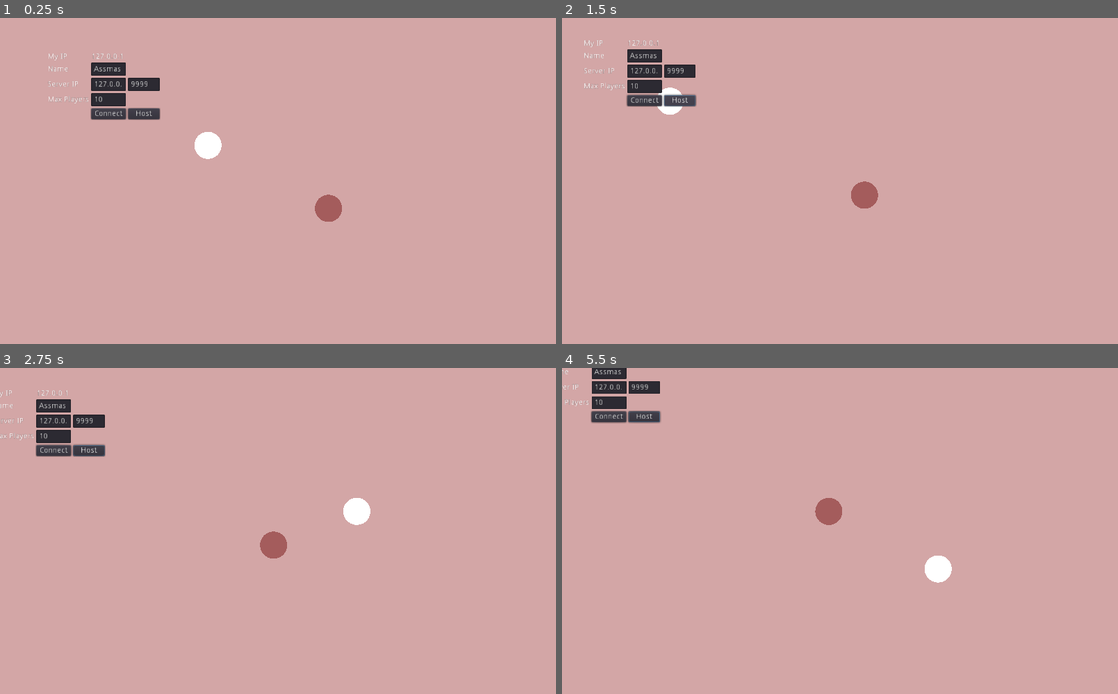
Above: before the commit, frames 1-4 (two rows, left to right).
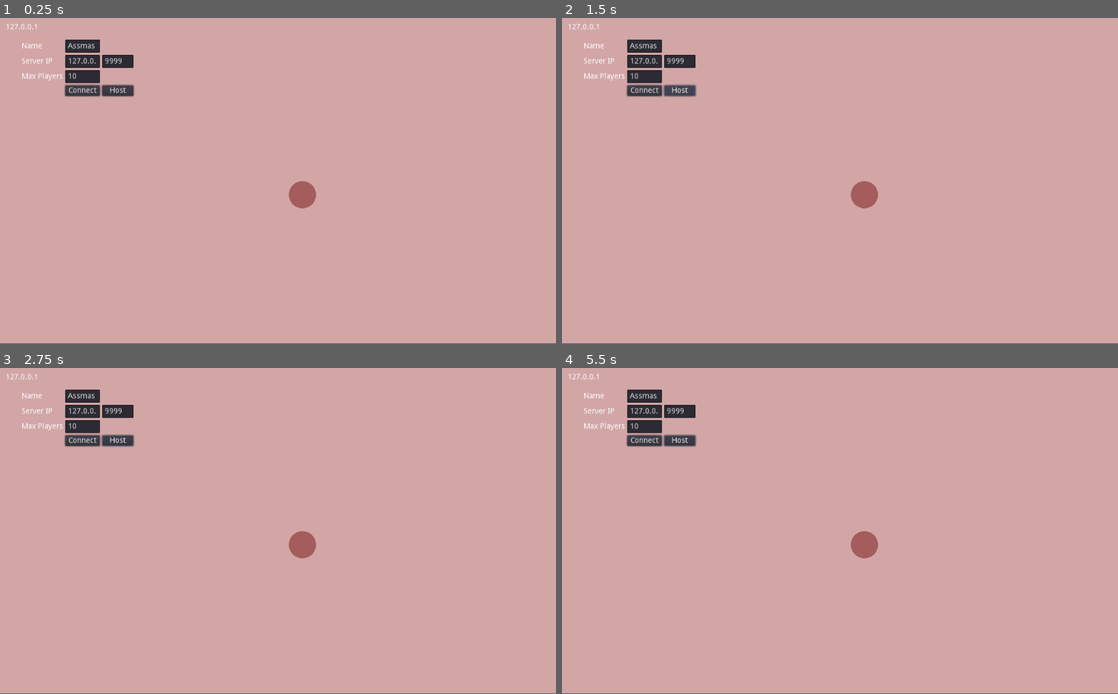
Above: after the commit, the same moments.

Repository: vixus0/ballsparty
Game: Godot game, scene res://root.tscn
Two runs of this game, one before a commit and one after it. Both use one fixed random seed, a clock stepped at 60 frames per second and the inputs below.
Inputs (mouse positions are in pixels of both pictures, inside the frame that each line leads up to):
- Up to frame 1 (0.25 s): no input
- Up to frame 2 (1.5 s): click "Connect" at 0.5 s; click "Host" at 1.25 s
- Up to frame 3 (2.75 s): move the mouse to (400, 514) at 2.02 s; click (400, 514) at 2.17 s
- Up to frame 4 (5.5 s): move the mouse to (728, 547) at 2.77 s; click (728, 547) at 2.92 s; move the mouse to (895, 459) at 3.52 s; click (895, 459) at 3.67 s; move the mouse to (812, 596) at 4.27 s; click (812, 596) at 4.42 s; move the mouse to (1006, 579) at 5.02 s; click (1006, 579) at 5.17 s
In our replay, the window is 800x469 before the commit and 800x468 after it. These sizes can differ from the game's own. Grey fills any space a smaller window leaves; there, only what the larger window draws over its background counts as a difference.

The runs differ from the first frame. In frame 1, 3.6% of the frame differs, in the area x 1-62%, y 1-63%; in frame 2, 2.0%; in frame 3, 3.6%; in frame 4, 3.6%, in the area x 0-71%, y 0-66%.
Error before the commit: Invalid get index '0' (on base: 'Array'). (res://root.gd:11)
Error after the commit: Invalid get index '0' (on base: 'Array'). (res://root.gd:17)

Commit message:
ball instances

Diff:
--- a/ball.gd
+++ b/ball.gd
@@ -6,12 +6,12 @@
 # var b = "text"
 
 var waypoint = Vector2()
+var player_name = "None"
 
 
 # Called when the node enters the scene tree for the first time.
 func _ready():
 	self.waypoint = self.get_global_position()
-
 
 # Called every frame. 'delta' is the elapsed time since the previous frame.
 func _process(delta):
--- /dev/null
+++ b/ball.tscn
@@ -0,0 +1,27 @@
+[gd_scene load_steps=4 format=2]
+
+[ext_resource path="res://ball.gd" type="Script" id=1]
+
+[sub_resource type="SpatialMaterial" id=1]
+albedo_color = Color( 0.141176, 0.207843, 0.411765, 1 )
+
+[sub_resource type="SphereMesh" id=2]
+material = SubResource( 1 )
+radius = 25.0
+height = 50.0
+
+[node name="ball" type="Node2D"]
+position = Vector2( 335, 210 )
+script = ExtResource( 1 )
+
+[node name="mesh" type="MeshInstance2D" parent="."]
+mesh = SubResource( 2 )
+
+[node name="cam" type="Camera2D" parent="."]
+current = true
+limit_left = 0
+limit_top = 0
+limit_smoothed = true
+drag_margin_h_enabled = true
+drag_margin_v_enabled = true
+smoothing_enabled = true
--- a/lobby.gd
+++ b/lobby.gd
@@ -1,34 +1 @@
 extends Node
-
-# Player info, associate ID to data
-var player_info = {}
-# Info we send to other players
-var my_info = { name = "Bhirangatang", favorite_color = Color8(255, 0, 0) }
-
-# Called when the node enters the scene tree for the first time.
-func _ready():
-	pass
-
-func init(player_name):
-	my_info.name = player_name
-# warning-ignore:return_value_discarded
-	get_tree().connect("network_peer_connected", self, "_player_connected")
-# warning-ignore:return_value_discarded
-	get_tree().connect("network_peer_disconnected", self, "_player_disconnected")
-
-func _player_connected(id):
-	# Called on both clients and server when a peer connects. Send my info to it.
-	rpc_id(id, "register_player", my_info)
-	print("connected ", id)
-	print("info ", player_info)
-
-func _player_disconnected(id):
-	player_info.erase(id) # Erase player from info.
-	print("disconnected ", id)
-
-remote func register_player(info):
-	# Get the id of the RPC sender.
-	var id = get_tree().get_rpc_sender_id()
-	# Store the info
-	player_info[id] = info
-	print("register ", id, info)
--- a/project.godot
+++ b/project.godot
@@ -21,7 +21,7 @@
 
 [display]
 
-window/stretch/mode="2d"
+window/stretch/mode="viewport"
 window/stretch/aspect="keep_width"
 
 [rendering]
--- a/root.gd
+++ b/root.gd
@@ -1,16 +1,23 @@
 extends Node2D
+
+const BALL = preload("res://ball.tscn")
 
 var my_ip
 var menu
 var peer
 var connected = false
+var me
+
+# Player info, associate ID to data
+var player_info = {}
 
 # Called when the node enters the scene tree for the first time.
 func _ready():
 	peer = NetworkedMultiplayerENet.new()
 	my_ip = IP.get_local_addresses()[0]
-	menu = get_node("menu/grid")
-	get_node("menu").pause_mode = Node.PAUSE_MODE_PROCESS
+	menu = get_node("static/menu/grid")
+	get_node("static/menu/lbl_myip_value").text = my_ip
+	menu.pause_mode = Node.PAUSE_MODE_PROCESS
 	get_tree().paused = true
 # warning-ignore:return_value_discarded
 	get_tree().connect("connected_to_server", self, "_connected_ok")
@@ -18,19 +25,30 @@
 	get_tree().connect("connection_failed", self, "_connected_fail")
 # warning-ignore:return_value_discarded
 	get_tree().connect("server_disconnected", self, "_server_disconnected")
+# warning-ignore:return_value_discarded
+	get_tree().connect("network_peer_connected", self, "_player_connected")
+# warning-ignore:return_value_discarded
+	get_tree().connect("network_peer_disconnected", self, "_player_disconnected")
+
 
 func _connected_ok():
 	connected = true
-	get_node("menu").visible = false
+	menu.visible = false
 	get_tree().paused = false
+	_create_player(name)
 
 func _connected_fail():
-	get_node("menu").visible = true
+	menu.visible = true
 	get_tree().paused = true
 
 func _server_disconnected():
-	get_node("menu").visible = true
+	menu.visible = true
 	get_tree().paused = true
+
+func _create_player(host_name):
+	me = BALL.instance()
+	me.player_name = host_name
+	add_child(me)
 
 func _on_btn_connect_pressed():
 	var name = menu.get_node("edit_name").text
@@ -40,7 +58,6 @@
 	peer.create_client(server_ip, server_port)
 	get_tree().set_network_peer(peer)
 
-
 func _on_btn_host_pressed():
 	var name = menu.get_node("edit_name").text
 	var server_port = int(menu.get_node("edit_port").text)
@@ -49,3 +66,23 @@
 	peer.create_server(server_port, max_players)
 	get_tree().set_network_peer(peer)
 	_connected_ok()
+
+func _player_connected(id):
+	# Called on both clients and server when a peer connects. Send my info to it.
+	rpc_id(id, "register_player", {name = me.player_name, pos = me.get_global_position()})
+	print("connected ", id)
+	print("info ", player_info)
+
+func _player_disconnected(id):
+	player_info.erase(id) # Erase player from info.
+	print("disconnected ", id)
+
+remote func register_player(info):
+	# Get the id of the RPC sender.
+	var id = get_tree().get_rpc_sender_id()
+	# Store the info
+	var ball = BALL.instance()
+	ball.player_name = info.name
+	ball.set_global_position(info.pos)
+	player_info[id] = ball
+	print("register ", id, info)
--- a/root.tscn
+++ b/root.tscn
@@ -1,6 +1,5 @@
-[gd_scene load_steps=7 format=2]
+[gd_scene load_steps=6 format=2]
 
-[ext_resource path="res://ball.gd" type="Script" id=1]
 [ext_resource path="res://cleves.ogg" type="AudioStream" id=2]
 [ext_resource path="res://root.gd" type="Script" id=3]
 [ext_resource path="res://lobby.gd" type="Script" id=4]
@@ -15,22 +14,6 @@
 
 [node name="root" type="Node2D"]
 script = ExtResource( 3 )
-
-[node name="ball" type="Node2D" parent="."]
-position = Vector2( 335, 210 )
-script = ExtResource( 1 )
-
-[node name="mesh" type="MeshInstance2D" parent="ball"]
-mesh = SubResource( 2 )
-
-[node name="cam" type="Camera2D" parent="ball"]
-current = true
-limit_left = 0
-limit_top = 0
-limit_smoothed = true
-drag_margin_h_enabled = true
-drag_margin_v_enabled = true
-smoothing_enabled = true
 
 [node name="shouter" type="Node2D" parent="."]
 position = Vector2( 557, 326 )
@@ -47,14 +30,16 @@
 [node name="lobby" type="Node" parent="."]
 script = ExtResource( 4 )
 
-[node name="menu" type="Control" parent="."]
+[node name="static" type="CanvasLayer" parent="."]
+
+[node name="menu" type="Control" parent="static"]
 anchor_right = 1.0
 anchor_bottom = 1.0
 __meta__ = {
 "_edit_use_anchors_": false
 }
 
-[node name="grid" type="GridContainer" parent="menu"]
+[node name="grid" type="GridContainer" parent="static/menu"]
 margin_left = 40.0
 margin_top = 40.0
 margin_right = 140.0
@@ -64,97 +49,87 @@
 "_edit_use_anchors_": false
 }
 
-[node name="lbl_myip" type="Label" parent="menu/grid"]
+[node name="lbl_name" type="Label" parent="static/menu/grid"]
+margin_top = 5.0
 margin_right = 76.0
-margin_bottom = 14.0
-text = "My IP"
+margin_bottom = 19.0
+text = "Name"
 
-[node name="lbl_myip_value" type="Label" parent="menu/grid"]
+[node name="edit_name" type="LineEdit" parent="static/menu/grid"]
 margin_left = 80.0
 margin_right = 144.0
-margin_bottom = 14.0
+margin_bottom = 24.0
+text = "Assmaster"
+
+[node name="blank" type="Control" parent="static/menu/grid"]
+margin_left = 148.0
+margin_right = 206.0
+margin_bottom = 24.0
+
+[node name="lbl_ip" type="Label" parent="static/menu/grid"]
+margin_top = 33.0
+margin_right = 76.0
+margin_bottom = 47.0
+text = "Server IP"
+
+[node name="edit_ip" type="LineEdit" parent="static/menu/grid"]
+margin_left = 80.0
+margin_top = 28.0
+margin_right = 144.0
+margin_bottom = 52.0
 text = "127.0.0.1"
 
-[node name="blank3" type="Control" parent="menu/grid"]
+[node name="edit_port" type="LineEdit" parent="static/menu/grid"]
 margin_left = 148.0
+margin_top = 28.0
 margin_right = 206.0
-margin_bottom = 14.0
-
-[node name="lbl_name" type="Label" parent="menu/grid"]
-margin_top = 23.0
-margin_right = 76.0
-margin_bottom = 37.0
-text = "Name"
-
-[node name="edit_name" type="LineEdit" parent="menu/grid"]
-margin_left = 80.0
-margin_top = 18.0
-margin_right = 144.0
-margin_bottom = 42.0
-text = "Assmaster"
-
-[node name="blank" type="Control" parent="menu/grid"]
-margin_left = 148.0
-margin_top = 18.0
-margin_right = 206.0
-margin_bottom = 42.0
-
-[node name="lbl_ip" type="Label" parent="menu/grid"]
-margin_top = 51.0
-margin_right = 76.0
-margin_bottom = 65.0
-text = "Server IP"
-
-[node name="edit_ip" type="LineEdit" parent="menu/grid"]
-margin_left = 80.0
-margin_top = 46.0
-margin_right = 144.0
-margin_bottom = 70.0
-text = "127.0.0.1"
-
-[node name="edit_port" type="LineEdit" parent="menu/grid"]
-margin_left = 148.0
-margin_top = 46.0
-margin_right = 206.0
-margin_bottom = 70.0
+margin_bottom = 52.0
 text = "9999"
 
-[node name="lbl_max" type="Label" parent="menu/grid"]
-margin_top = 79.0
+[node name="lbl_max" type="Label" parent="static/menu/grid"]
+margin_top = 61.0
 margin_right = 76.0
-margin_bottom = 93.0
+margin_bottom = 75.0
 text = "Max Players"
 
-[node name="edit_max" type="LineEdit" parent="menu/grid"]
+[node name="edit_max" type="LineEdit" parent="static/menu/grid"]
 margin_left = 80.0
-margin_top = 74.0
+margin_top = 56.0
 margin_right = 144.0
-margin_bottom = 98.0
+margin_bottom = 80.0
 text = "10"
 
-[node name="blank2" type="Control" parent="menu/grid"]
+[node name="blank2" type="Control" parent="static/menu/grid"]
 margin_left = 148.0
-margin_top = 74.0
+margin_top = 56.0
 margin_right = 206.0
-margin_bottom = 98.0
+margin_bottom = 80.0
 
-[node name="blank4" type="Control" parent="menu/grid"]
-margin_top = 102.0
+[node name="blank4" type="Control" parent="static/menu/grid"]
+margin_top = 84.0
 margin_right = 76.0
-margin_bottom = 122.0
+margin_bottom = 104.0
 
-[node name="btn_connect" type="Button" parent="menu/grid"]
+[node name="btn_connect" type="Button" parent="static/menu/grid"]
 margin_left = 80.0
-margin_top = 102.0
+margin_top = 84.0
 margin_right = 144.0
-margin_bottom = 122.0
+margin_bottom = 104.0
 text = "Connect"
 
-[node name="btn_host" type="Button" parent="menu/grid"]
+[node name="btn_host" type="Button" parent="static/menu/grid"]
 margin_left = 148.0
-margin_top = 102.0
+margin_top = 84.0
 margin_right = 206.0
-margin_bottom = 122.0
+margin_bottom = 104.0
 text = "Host"
-[connection signal="pressed" from="menu/grid/btn_connect" to="." method="_on_btn_connect_pressed"]
-[connection signal="pressed" from="menu/grid/btn_host" to="." method="_on_btn_host_pressed"]
+
+[node name="lbl_myip_value" type="Label" parent="static/menu"]
+margin_left = 10.0
+margin_top = 10.0
+text = "127.0.0.1"
+__meta__ = {
+"_edit_use_anchors_": false
+}
+[connection signal="pressed" from="static/menu/grid/btn_connect" to="." method="_on_btn_connect_pressed"]
+[connection signal="pressed" from="static/menu/grid/btn_host" to="." method="_on_btn_host_pressed"]
